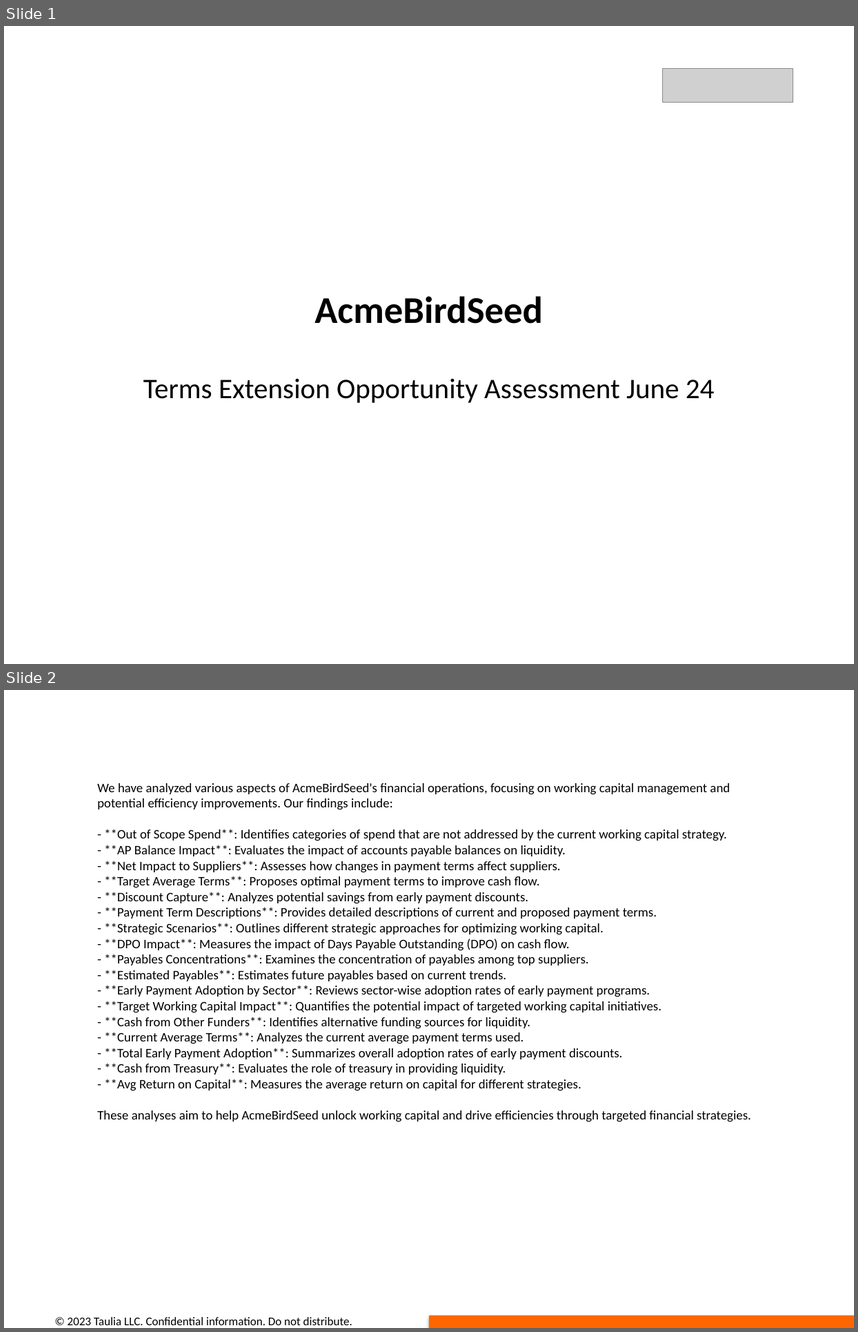
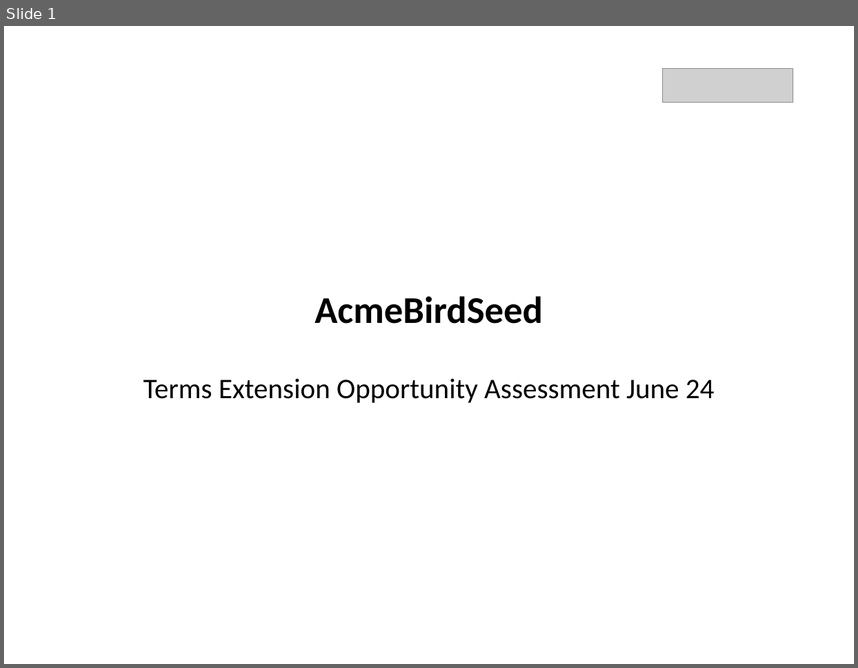
Before and after one commit to dimitarivanov-taulia/opportunity_deck_automation, a slide deck: presentations/output_presentation.pptx. Shown one above the other, each under a label of ours: slides 1 and 2 before the commit, slide 1 after it. The pictures are 858x1332 and 858x668 pixels, drawn with LibreOffice and Linux fonts; fonts in the diff are those of the drawing; grey boxes stand for pictures; background and template pictures are left out. Boxes give left, top, right and bottom in pixels: in the first picture for what was removed or moved away, otherwise in the second. Text is boxed around its words. In the diff, an @@ line names an element or a change of style, - is before the commit and + after.

```diff
--- a/presentations/output_presentation.pptx
+++ b/presentations/output_presentation.pptx
@@ slide 2 removed at (4,690,854,1328), background #FFFFFF @@
@@ text removed at (97,783,751,1122) @@
-We have analyzed various aspects of AcmeBirdSeed's financial operations, focusing on working capital management and potential efficiency improvements. Our findings include:
-- **Out of Scope Spend**: Identifies categories of spend that are not addressed by the current working capital strategy.
-- **AP Balance Impact**: Evaluates the impact of accounts payable balances on liquidity.
-- **Net Impact to Suppliers**: Assesses how changes in payment terms affect suppliers.
-- **Target Average Terms**: Proposes optimal payment terms to improve cash flow.
-- **Discount Capture**: Analyzes potential savings from early payment discounts.
-- **Payment Term Descriptions**: Provides detailed descriptions of current and proposed payment terms.
-- **Strategic Scenarios**: Outlines different strategic approaches for optimizing working capital.
-- **DPO Impact**: Measures the impact of Days Payable Outstanding (DPO) on cash flow.
-- **Payables Concentrations**: Examines the concentration of payables among top suppliers.
-- **Estimated Payables**: Estimates future payables based on current trends.
-- **Early Payment Adoption by Sector**: Reviews sector-wise adoption rates of early payment programs.
-- **Target Working Capital Impact**: Quantifies the potential impact of targeted working capital initiatives.
-- **Cash from Other Funders**: Identifies alternative funding sources for liquidity.
-- **Current Average Terms**: Analyzes the current average payment terms used.
-- **Total Early Payment Adoption**: Summarizes overall adoption rates of early payment discounts.
-- **Cash from Treasury**: Evaluates the role of treasury in providing liquidity.
-- **Avg Return on Capital**: Measures the average return on capital for different strategies.
-These analyses aim to help AcmeBirdSeed unlock working capital and drive efficiencies through targeted financial strategies.
@@ text removed at (67,1317,352,1325) @@
-© 2023 Taulia LLC. Confidential information. Do not distribute.
@@ rectangle removed at (429,1315,854,1328) @@
```
Also in this commit, not shown: 5 slides changed, 12 other slides removed, 26 other files.
